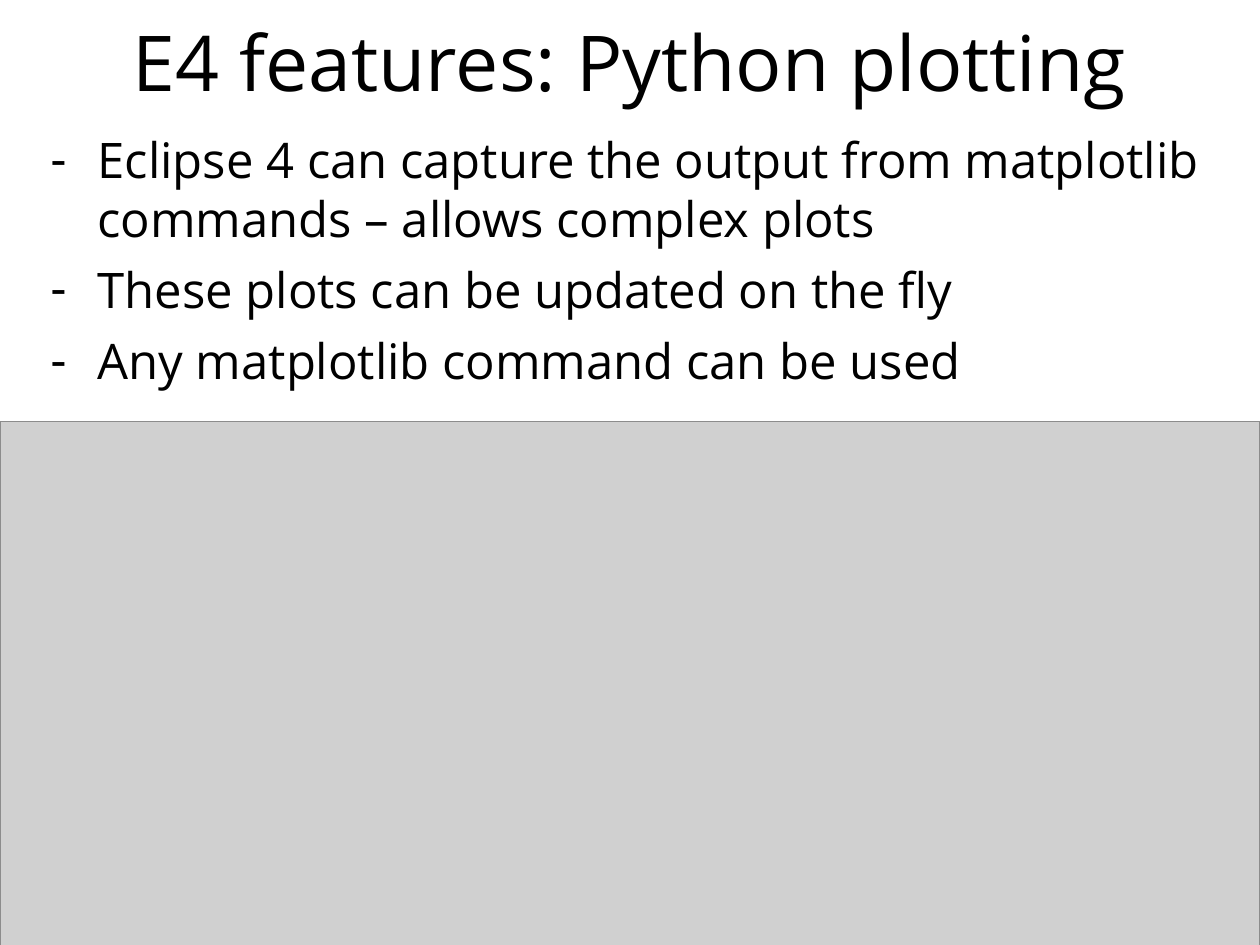
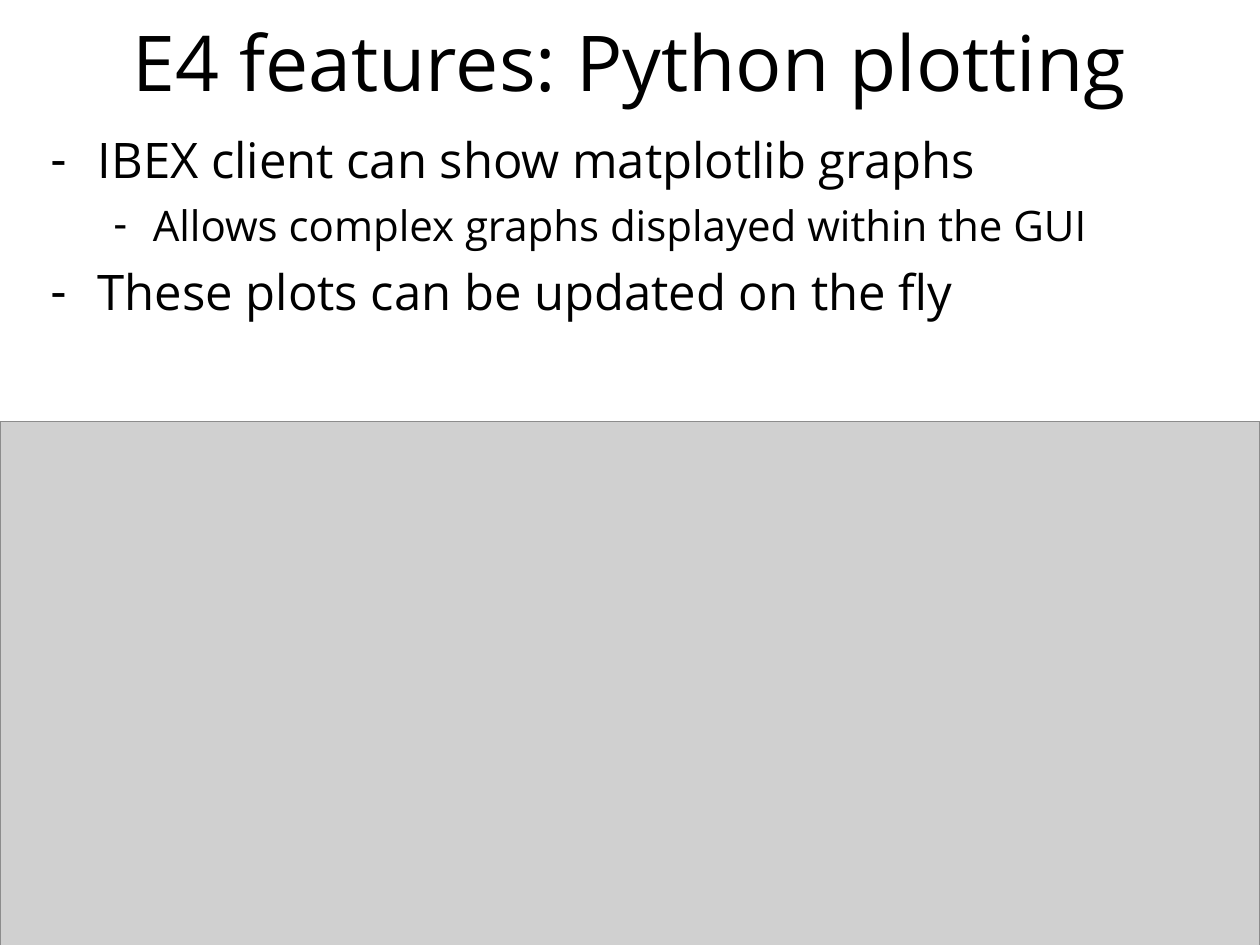
Before and after one commit to ISISComputingGroup/ibex_user_manual, a slide deck: slide 10 of eclipse_4_changes.ppt. Drawn at 1260x945 pixels with LibreOffice and Linux fonts; fonts in the diff are those of the drawing; grey boxes stand for pictures; background and template pictures are left out. Boxes give left, top, right and bottom in pixels: in the first picture for what was removed or moved away, otherwise in the second. Text is boxed around its words. In the diff, an @@ line names an element or a change of style, - is before the commit and + after.

```diff
--- a/eclipse_4_changes.ppt
+++ b/eclipse_4_changes.ppt
@@ text at box(98, 140, 1086, 251): text changed; size 28 to 24 pt @@
-– Eclipse 4 can capture the output from matplotlib commands – allows complex plots
+– IBEX client can show matplotlib graphs
+  – Allows complex graphs displayed within the GUI
@@ text at box(98, 341, 961, 391): paragraph removed @@
-– Any matplotlib command can be used
```
Also in this commit, not shown: 7 other slides changed, 1 slide removed.
